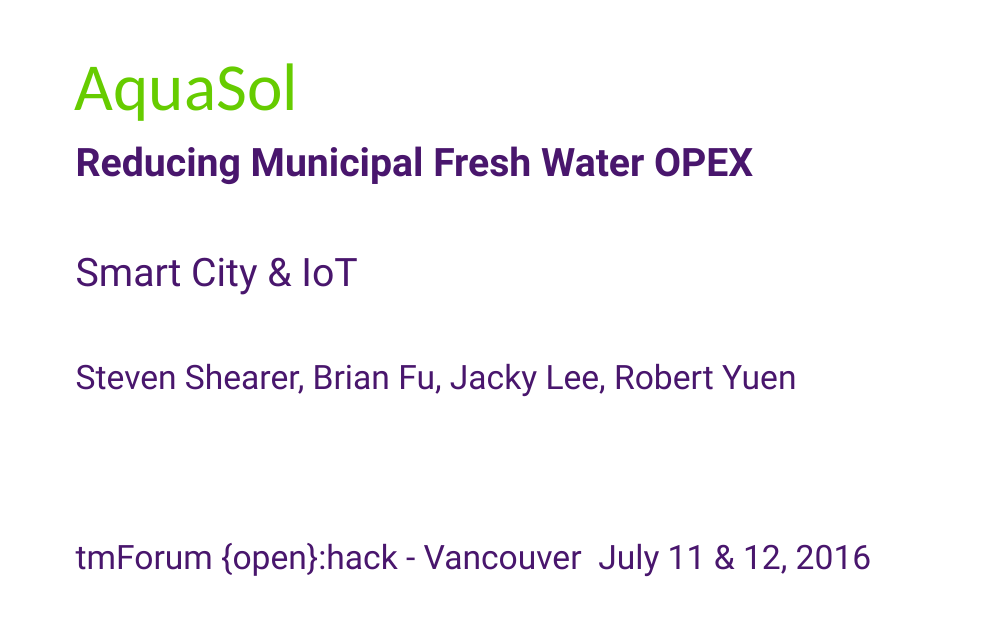
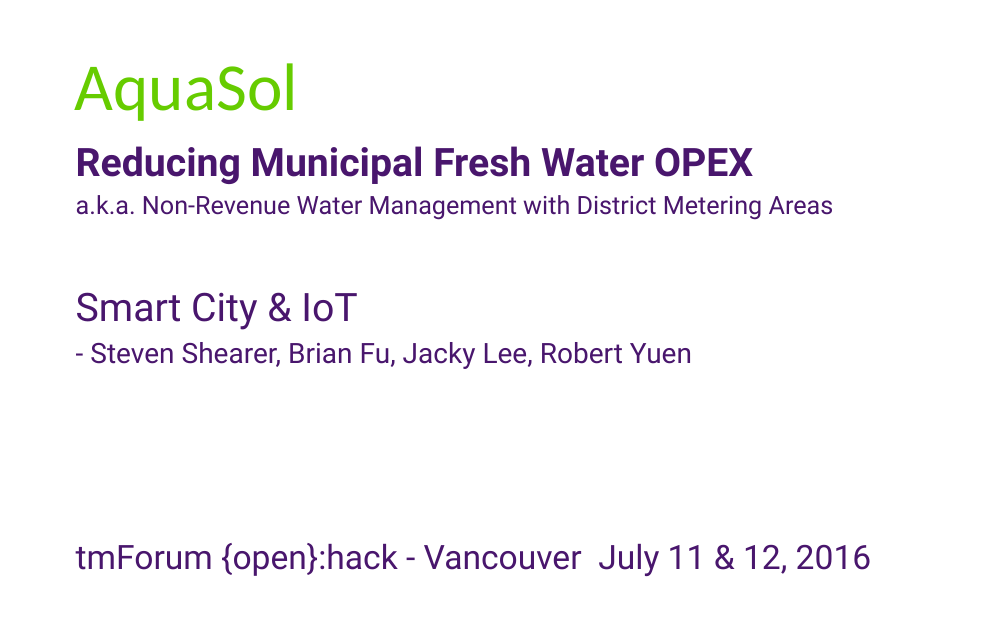
Before and after one commit to sshearer/Leaks, a slide deck: slide 1 of AquaSol.pptx. Drawn at 1008x630 pixels with LibreOffice and Linux fonts; fonts in the diff are those of the drawing. Boxes give left, top, right and bottom in pixels: in the first picture for what was removed or moved away, otherwise in the second. Text is boxed around its words. In the diff, an @@ line names an element or a change of style, - is before the commit and + after.

```diff
--- a/AquaSol.pptx
+++ b/AquaSol.pptx
@@ text at [76, 195, 834, 220]: paragraph added @@
+a.k.a. Non-Revenue Water Management with District Metering Areas
@@ text at [90, 342, 692, 369]: text changed; size 24 to 20 pt @@
-Steven Shearer, Brian Fu, Jacky Lee, Robert Yuen
+- Steven Shearer, Brian Fu, Jacky Lee, Robert Yuen
```
Also in this commit, not shown: 2 other slides changed, 2 slides added.
